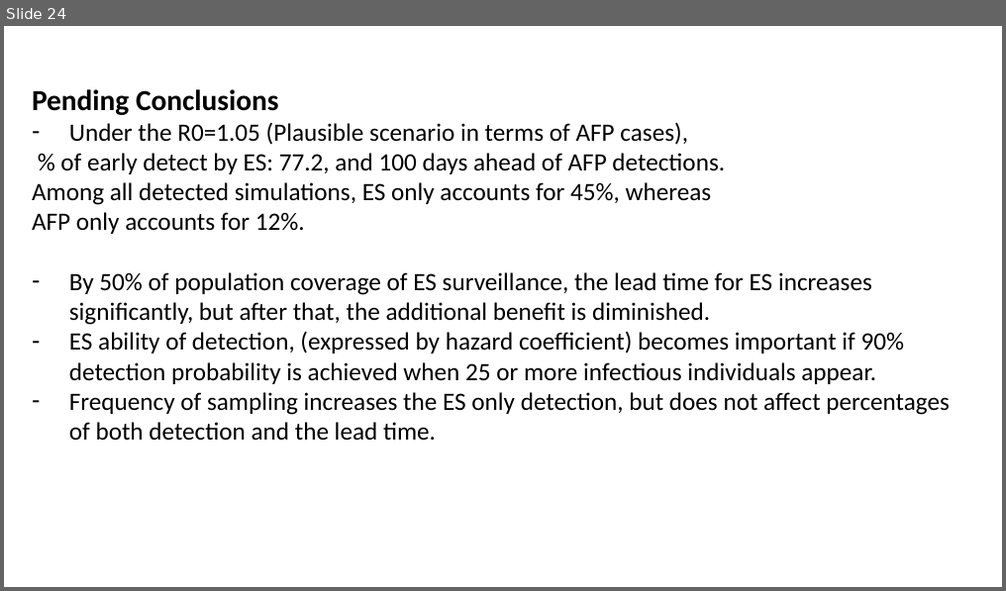
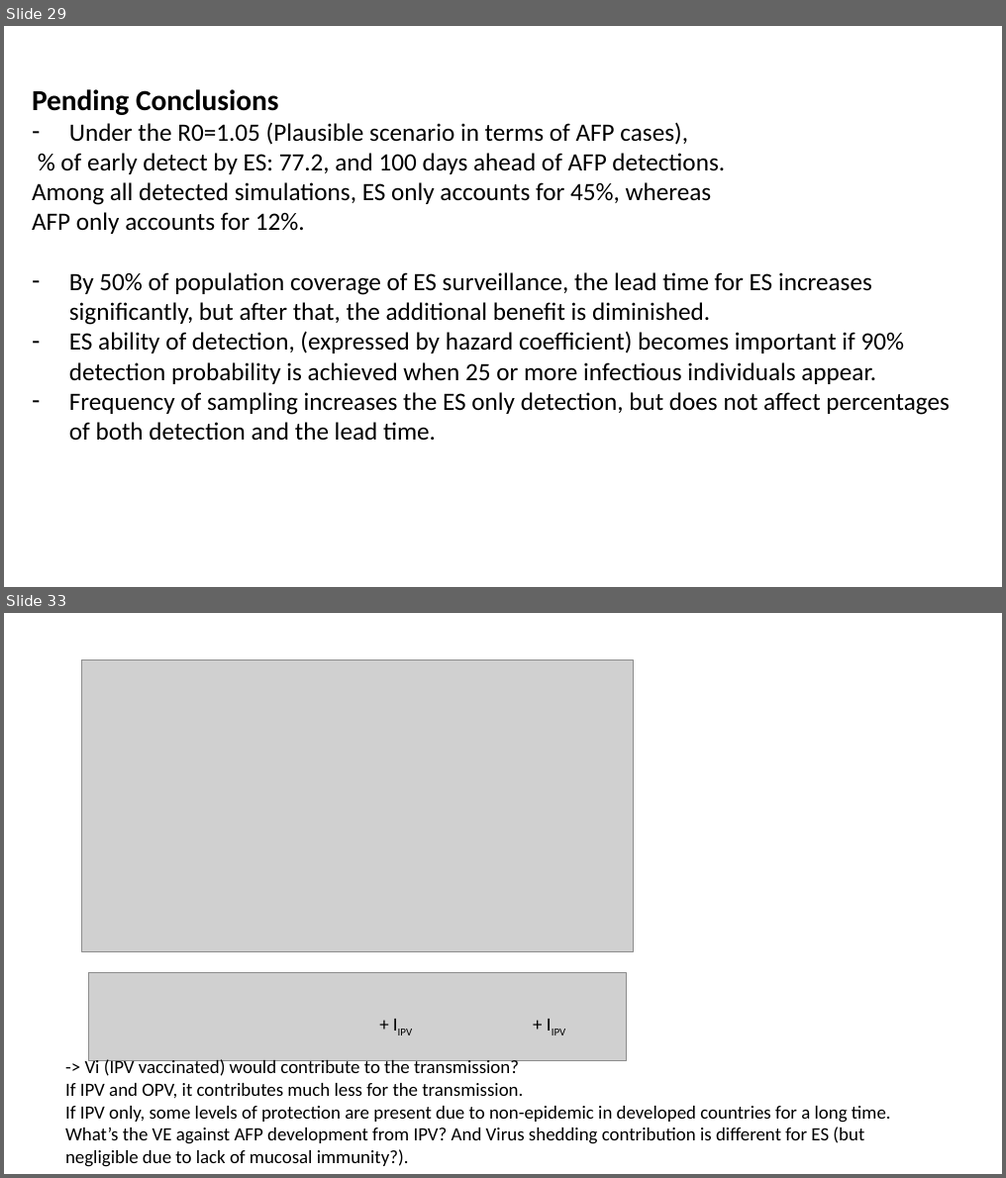
Before and after one commit to toshiakiasakura/polio_environmental_surveillance, a slide deck: doc_ideas/20230702_baseline_results.pptx. Shown one above the other, each under a label of ours: slide 24 before the commit, slides 29 and 33 after it; the slides between them are not shown. The pictures are 1006x591 and 1006x1178 pixels, drawn with LibreOffice and Linux fonts; fonts in the diff are those of the drawing; grey boxes stand for pictures. Boxes give left, top, right and bottom in pixels: in the first picture for what was removed or moved away, otherwise in the second. Text is boxed around its words. In the diff, an @@ line names an element or a change of style, - is before the commit and + after.

```diff
--- a/doc_ideas/20230702_baseline_results.pptx
+++ b/doc_ideas/20230702_baseline_results.pptx
@@ slide 33 added at bbox=[4, 613, 1002, 1174], background #FFFFFF @@
@@ picture added at bbox=[82, 661, 633, 953] @@
@@ picture added at bbox=[88, 973, 627, 1061] @@
@@ text added at bbox=[372, 1009, 715, 1039], 18 pt, text #000000 @@
++ IIPV + IIPV
@@ text added at bbox=[65, 1059, 891, 1167], 18 pt, text #000000 @@
+-> Vi (IPV vaccinated) would contribute to the transmission?
+If IPV and OPV, it contributes much less for the transmission.
+If IPV only, some levels of protection are present due to non-epidemic in developed countries for a long time.
+What’s the VE against AFP development from IPV? And Virus shedding contribution is different for ES (but negligible due to lack of mucosal immunity?).
@@ what was slide 24 is now slide 29 @@
```
Also in this commit, not shown: 7 other slides added, 1 slide removed, 52 other files.
